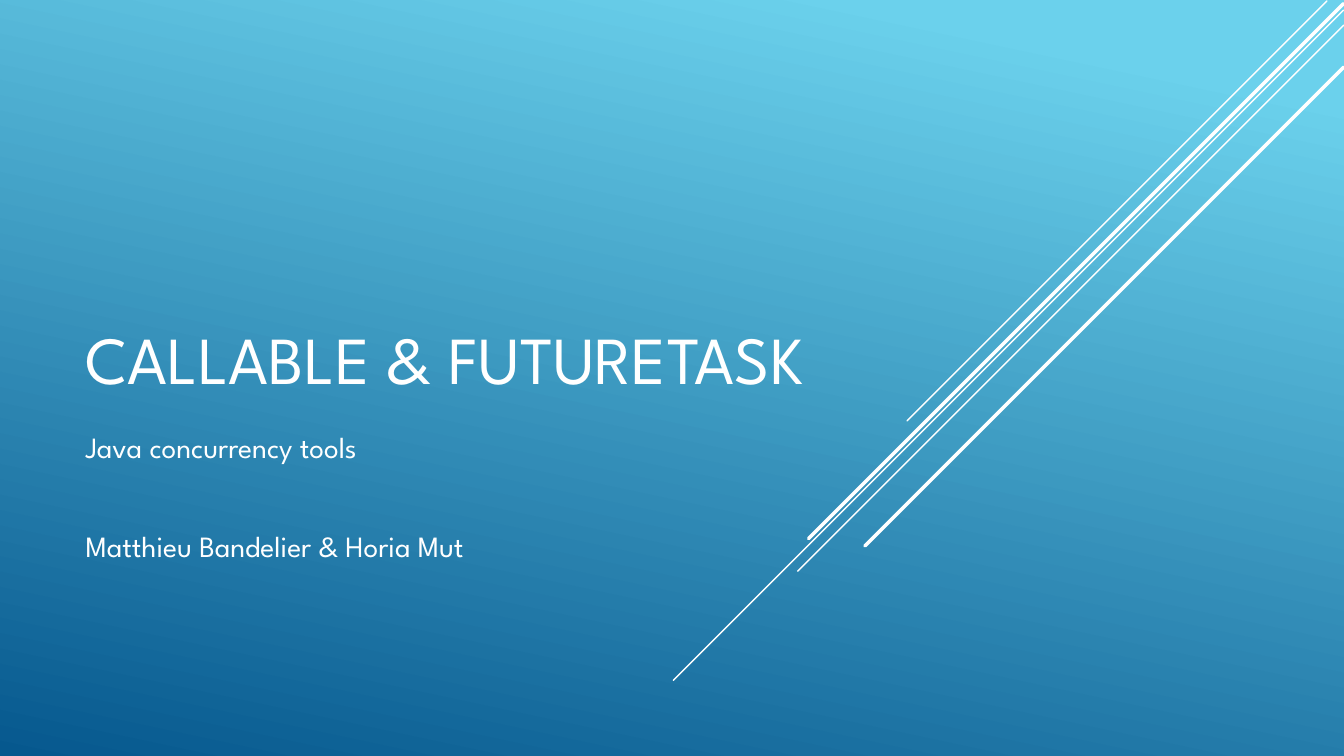
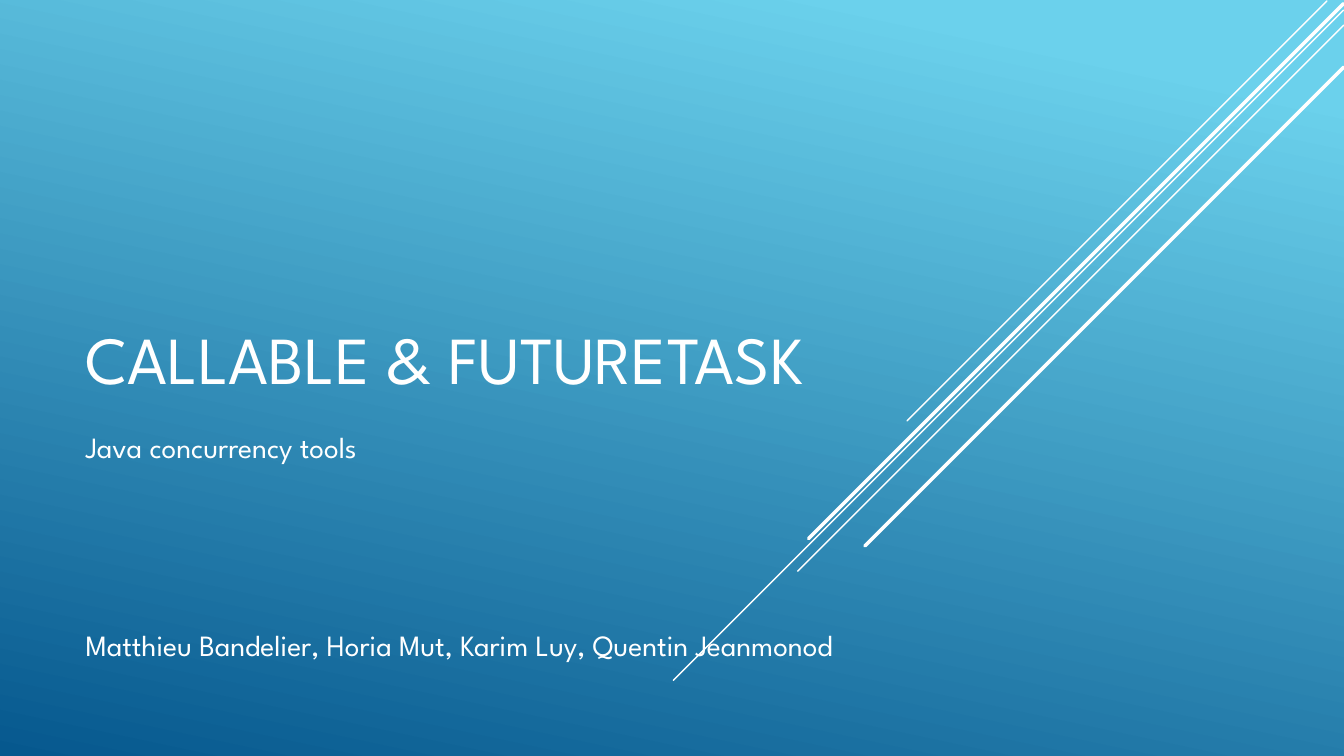
Before and after one commit to Drakesinger/FutureTaskAndCallable, a slide deck: slide 1 of presentation/CallableFutureTask.pptx. Drawn at 1344x756 pixels with LibreOffice and Linux fonts; fonts in the diff are those of the drawing. Boxes give left, top, right and bottom in pixels: in the first picture for what was removed or moved away, otherwise in the second. Text is boxed around its words. In the diff, an @@ line names an element or a change of style, - is before the commit and + after.

Commit message:
presentation version finale

```diff
--- a/presentation/CallableFutureTask.pptx
+++ b/presentation/CallableFutureTask.pptx
@@ subtitle at <box>86,627,833,666</box>: text changed @@
-Matthieu Bandelier & Horia Mut
+Matthieu Bandelier, Horia Mut, Karim Luy, Quentin Jeanmonod
```
